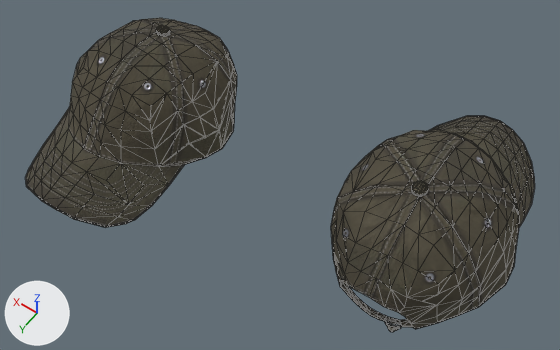
Renders of the glTF model public/models/cap.glb from each side of a commit.
Before and after are seen from a 50 mm camera at (-27.2, 85.0, 125.9) aimed at (30.7, 3.9, -1.6). Arrows for +X, +Y and +Z are at lower left; the lights stay in place. The picture after the commit comes second. Mesh edges are drawn as thin lines. Where no turn or scale is listed for an object, it has been applied to the vertices.

In view in the first picture: 'Cap_2__0', 'Cap__0'.
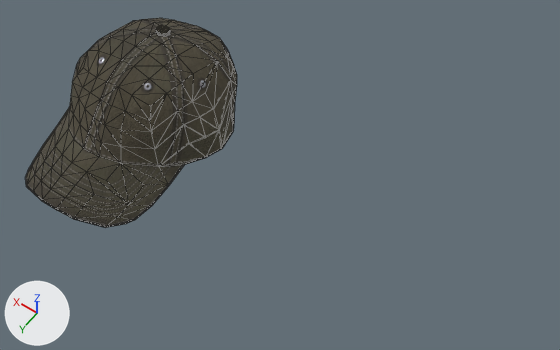
What the commit changed:
Object 'Cap_2__0' (ob_cap_2__0) is deleted.

Changed parts and their boxes (x1, y1, x2, y2) in the pictures (560 x 350 px):
'Cap_2__0', deleted: before (331, 116, 535, 332)
